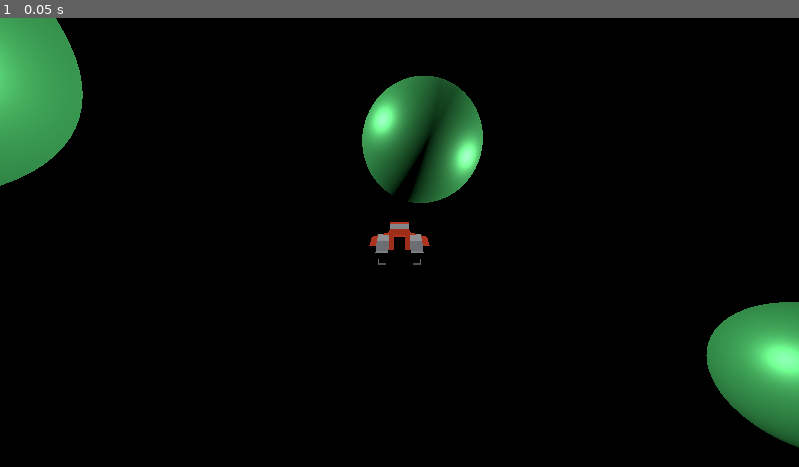
Above: before the commit, frame 1.
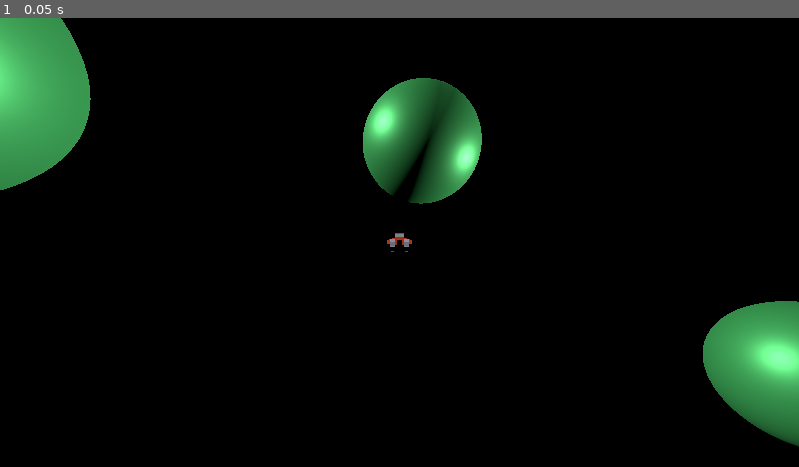
Above: after the commit, the same moment.

Repository: quarkscodes/slingspace
Game: Godot game, scene res://game.tscn
Two runs of this game, one before a commit and one after it. Both use one fixed random seed, a clock stepped at 60 frames per second and the inputs below.
Inputs:
- Up to frame 1 (0.05 s): no input

The runs differ from the first frame. In frame 1, 1.0% of the frame differs, in the area x 0-100%, y 0-96%.

Commit message:
separated camera into CameraPivot node, now camera is interpolating with ship but needs fixed up

Diff:
--- a/camera_3d.gd
+++ /dev/null
@@ -1,16 +0,0 @@
-extends Camera3D
-
-@export var lerp_speed = 20.0
-@export var offset = Vector3(0.0, 2.0, 6.0)
-@onready var target = %Player
-
-# currently broken if you look around a bunch - maybe needs normalization?
-# change to use quaternions for rotation and separate follow
-func _physics_process(delta):
-	if !target:
-		return
-
-	var target_xform = target.global_transform.translated_local(offset)
-	global_transform = global_transform.interpolate_with(target_xform, lerp_speed * delta)
-
-	look_at(target.global_transform.origin, target.transform.basis.y)
--- a/game.tscn
+++ b/game.tscn
@@ -2,7 +2,7 @@
 
 [ext_resource type="PackedScene" uid="uid://c3ojapjtlscma" path="res://player/player.tscn" id="1_80nbo"]
 [ext_resource type="PackedScene" uid="uid://cfr8tni3xvqgv" path="res://planetoid/planetoid.tscn" id="2_e2o6t"]
-[ext_resource type="Script" uid="uid://dj6yckntfpjbs" path="res://camera_3d.gd" id="2_feb5d"]
+[ext_resource type="PackedScene" uid="uid://bgonyja1ko8ln" path="res://player/camera_pivot.tscn" id="2_feb5d"]
 
 [sub_resource type="Environment" id="Environment_80nbo"]
 background_mode = 1
@@ -17,9 +17,8 @@
 [node name="Player" parent="." unique_id=844748037 instance=ExtResource("1_80nbo")]
 unique_name_in_owner = true
 
-[node name="Camera3D" type="Camera3D" parent="." unique_id=637937377]
+[node name="CameraPivot" parent="Player" unique_id=1756815400 instance=ExtResource("2_feb5d")]
 transform = Transform3D(1, 0, 0, 0, 1, 0, 0, 0, 1, 0, 2, 6)
-script = ExtResource("2_feb5d")
 
 [node name="DirectionalLight3D" type="DirectionalLight3D" parent="." unique_id=984654347]
 transform = Transform3D(0, 0.5, -0.86602545, 0, 0.86602545, 0.5, 1, 0, 0, -115, 27, 26)
@@ -39,6 +38,8 @@
 [node name="Planetoid4" parent="." unique_id=1955992068 instance=ExtResource("2_e2o6t")]
 transform = Transform3D(1, 0, 0, 0, 1, 0, 0, 0, 1, -430, 83, -256)
 
+[connection signal="player_rotated" from="Player" to="Player/CameraPivot" method="_on_player_player_rotated"]
+
 [editable path="Planetoid"]
 [editable path="Planetoid2"]
 [editable path="Planetoid3"]
--- /dev/null
+++ b/player/camera_pivot.gd
@@ -0,0 +1,8 @@
+extends Node3D
+
+@onready var player = %Player
+
+func _process(delta: float) -> void:
+	basis = basis.slerp(%Player.get("basis"), 20.0)
+	basis = basis.orthonormalized()
+	look_at(player.get("position"))
--- /dev/null
+++ b/player/camera_pivot.tscn
@@ -0,0 +1,12 @@
+[gd_scene format=3 uid="uid://bgonyja1ko8ln"]
+
+[ext_resource type="Script" uid="uid://bvibyj23hbdap" path="res://player/camera_pivot.gd" id="1_kum30"]
+
+[node name="CameraPivot" type="Node3D" unique_id=1756815400]
+script = ExtResource("1_kum30")
+
+[node name="SpringArm3D" type="SpringArm3D" parent="." unique_id=1423577158]
+spring_length = 8.0
+
+[node name="Camera3D" type="Camera3D" parent="SpringArm3D" unique_id=846433666]
+unique_name_in_owner = true
--- a/player/craft_racer.tscn
+++ b/player/craft_racer.tscn
@@ -7,7 +7,7 @@
 metallic = 0.6
 metallic_specular = 0.6
 
-[node name="racer" unique_id=1531933609 instance=ExtResource("1_yalxy")]
+[node name="Racer" unique_id=1531933609 instance=ExtResource("1_yalxy")]
 
 [node name="craft_racer" parent="." index="0" unique_id=1046953371]
 transform = Transform3D(1, 0, 0, 0, 1, 0, 0, 0, 1, 0, -0.3, 0)
--- a/player/player.gd
+++ b/player/player.gd
@@ -2,7 +2,7 @@
 
 @export var drag_factor = 0.001
 @export var max_speed = 200.0
-@export var acceleration = 0.2
+@export var acceleration = 0.08
 @export var brake_strength = 0.99
 @export var pitch_speed = 0.5
 @export var roll_speed = 0.5
@@ -14,8 +14,10 @@
 var roll_input = 0.0
 var yaw_input = 0.0
 
+
 func _ready() -> void:
 	Input.mouse_mode = Input.MOUSE_MODE_CAPTURED
+
 
 func _unhandled_input(event: InputEvent) -> void:
 	if event.is_action_pressed("ui_cancel"):
@@ -24,15 +26,6 @@
 		else:
 			Input.mouse_mode = Input.MOUSE_MODE_VISIBLE
 
-#func get_input(delta):
-	#if Input.is_action_pressed("throttle_up"):
-		#forward_speed = lerp(forward_speed, max_speed, acceleration * delta)
-	#if Input.is_action_pressed("throttle_down"):
-		#forward_speed = lerp(forward_speed, 0.0, acceleration * delta)
-#
-	#pitch_input = lerp(pitch_input, Input.get_axis("pitch_down", "pitch_up"), input_response * delta)
-	#roll_input = lerp(roll_input, Input.get_axis("roll_right", "roll_left"), input_response * delta)
-	#yaw_input = lerp(yaw_input, Input.get_axis("yaw_right", "yaw_left"), input_response * delta)
 
 func _process(delta: float) -> void:
 	angular_velocity.x = Input.get_axis("pitch_up", "pitch_down") * pitch_speed
@@ -43,7 +36,7 @@
 	basis = basis.rotated(basis.y, -angular_velocity.y * PI * delta)
 	basis = basis.rotated(basis.z, -angular_velocity.z * PI * delta)
 	basis = basis.orthonormalized()
-	transform.basis = basis
+
 
 func _integrate_forces(state: PhysicsDirectBodyState3D) -> void:
 	var forward_dir = -global_transform.basis.z
--- a/player/player.tscn
+++ b/player/player.tscn
@@ -12,4 +12,4 @@
 [node name="CollisionShape3D" type="CollisionShape3D" parent="." unique_id=887165245]
 shape = SubResource("ConvexPolygonShape3D_rkbax")
 
-[node name="racer" parent="." unique_id=1531933609 instance=ExtResource("1_oul6g")]
+[node name="Racer" parent="." unique_id=1531933609 instance=ExtResource("1_oul6g")]
Not shown, removed: camera_3d.gd.uid
Not shown, added: player/camera_pivot.gd.uid
